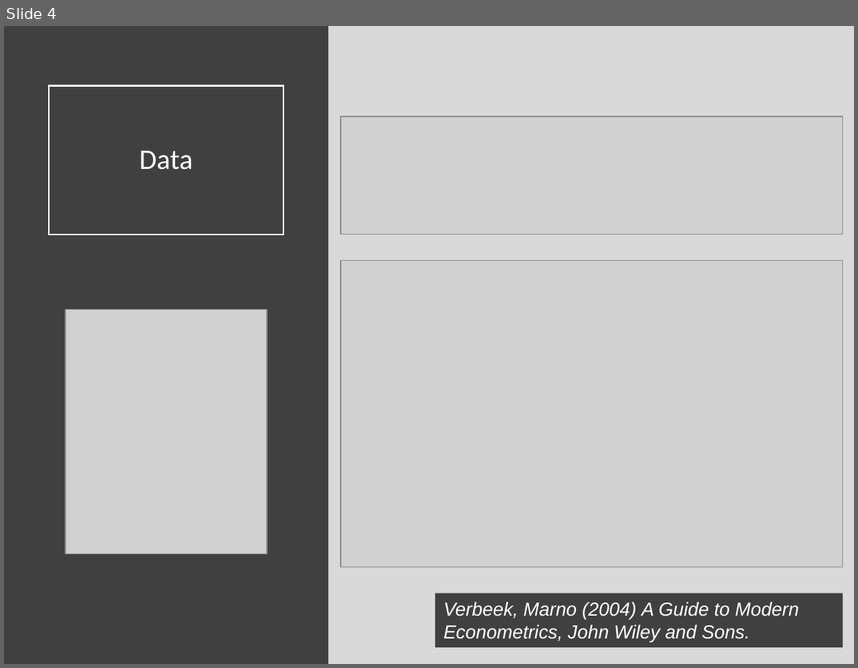
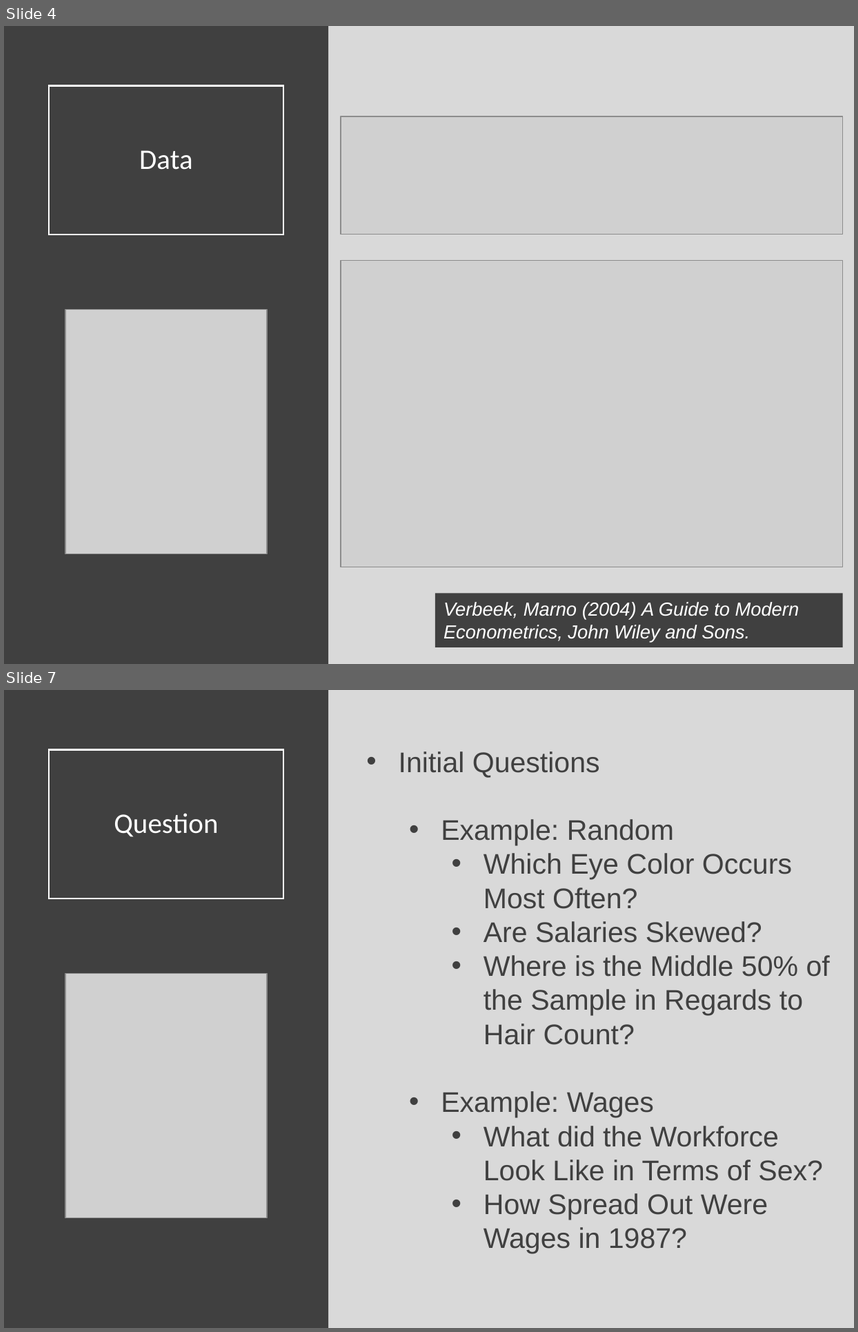
Before and after one commit to Yixf-Self/STOR320_WEBSITE, a slide deck: Lecture/Lecture 8/Lecture 8.pptx. Shown one above the other, each under a label of ours: slide 4 before the commit, slides 4 and 7 after it; the slides between them are not shown. The pictures are 858x668 and 858x1332 pixels, drawn with LibreOffice and Linux fonts; fonts in the diff are those of the drawing; grey boxes stand for pictures. Boxes give left, top, right and bottom in pixels: in the first picture for what was removed or moved away, otherwise in the second. Text is boxed around its words. In the diff, an @@ line names an element or a change of style, - is before the commit and + after.

```diff
--- a/Lecture/Lecture 8/Lecture 8.pptx
+++ b/Lecture/Lecture 8/Lecture 8.pptx
@@ slide 7 added at (4,690,854,1328), background #D9D9D9 @@
@@ rectangle added at (4,690,329,1328), fill #404040 @@
@@ title added at (49,749,283,898), outline #FFFFFF 1.5 pt, 24 pt, text #FFFFFF @@
+Question
@@ text added at (399,751,830,1254), 24 pt, text #404040 @@
+• Initial Questions
+  • Example: Random
+    • Which Eye Color Occurs Most Often?
+    • Are Salaries Skewed?
+    • Where is the Middle 50% of the Sample in Regards to Hair Count?
+  • Example: Wages
+    • What did the Workforce Look Like in Terms of Sex?
+    • How Spread Out Were Wages in 1987?
@@ picture added at (65,973,267,1217) @@
```
Also in this commit, not shown: 6 slides changed, 18 other slides added, 1 slide removed, 7 other files.
